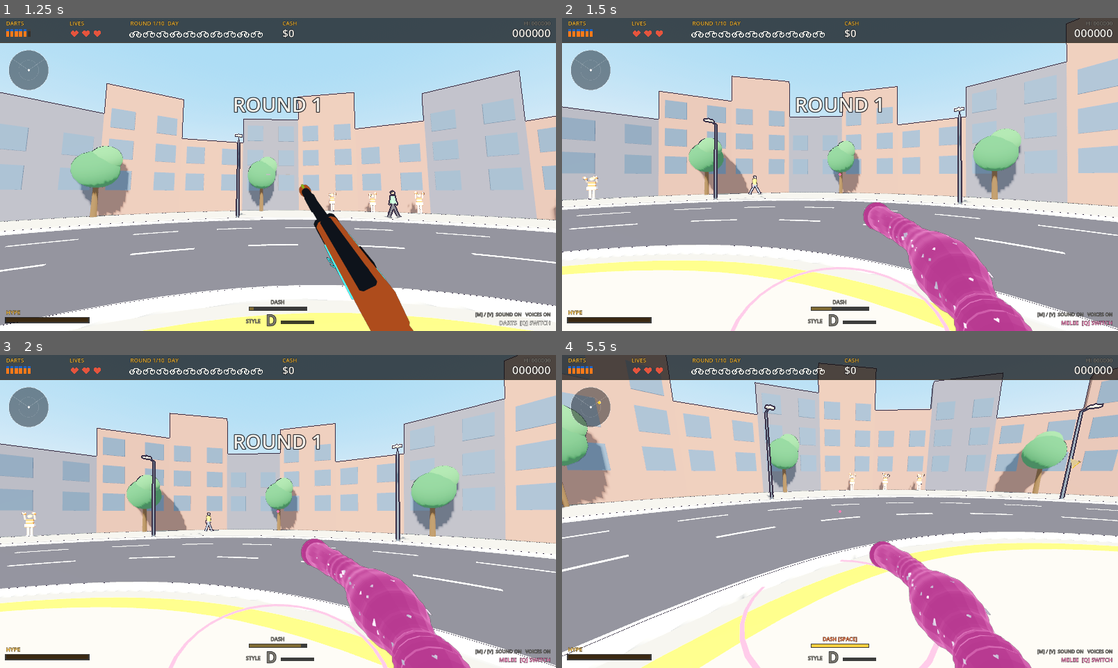
Above: before the commit, frames 1-4 (two rows, left to right).
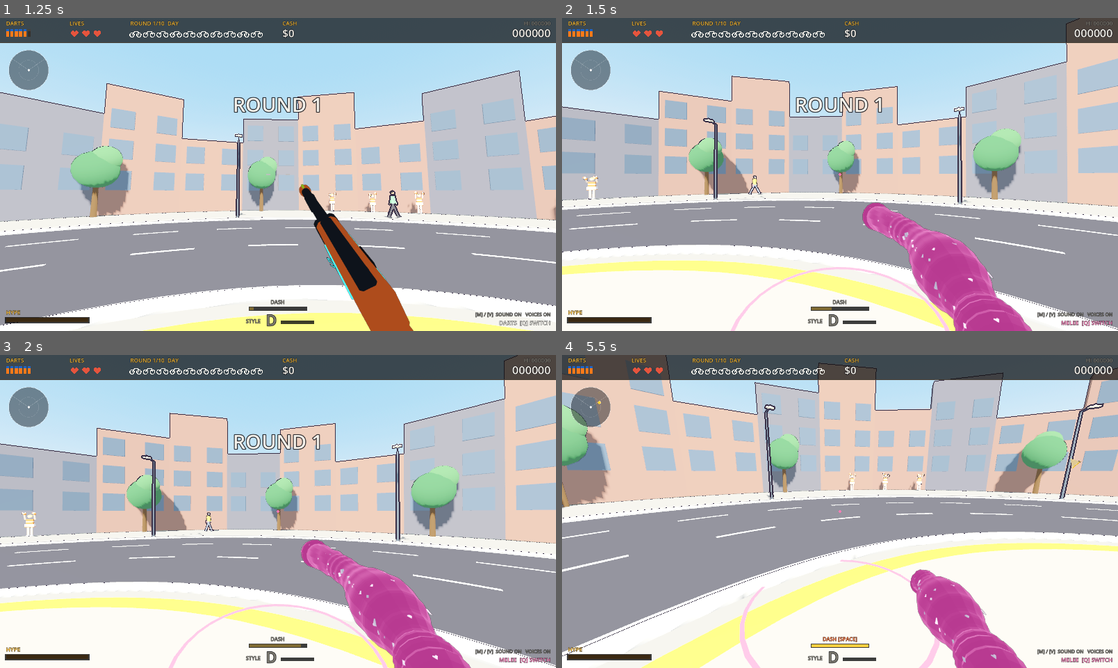
Above: after the commit, the same moments.

Repository: GVihi/FstreliBiciklina3D
Game: Godot game, scene res://main.tscn
Two runs of this game, one before a commit and one after it. Both use one fixed random seed, a clock stepped at 60 frames per second and the inputs below.
Inputs (mouse positions are in pixels of both pictures, inside the frame that each line leads up to):
- Up to frame 1 (1.25 s): tap Enter at 0.5 s; move the mouse to (400, 158) at 0.52 s; hold Right from 0.53 s (still down); tap R at 0.6 s; click (400, 158) at 0.67 s; tap Space at 0.77 s
- Up to frame 2 (1.5 s): move the mouse to (812, 174) at 1.27 s; release Right at 1.28 s; hold Up from 1.28 s (still down); tap Q at 1.35 s
- Up to frame 3 (2 s): keep holding Up; tap Space at 1.52 s
- Up to frame 4 (5.5 s): move the mouse to (851, 505) at 2.02 s; tap Tab at 2.1 s; release Up at 2.75 s; tap Space at 2.75, 3.77, 4.52 s; drag from (812, 574) to (673, 464) at 2.77 s; tap Enter at 3.5 s; move the mouse to (1006, 558) at 3.52 s; hold Left 3.53-4.28 s; tap Keypad Enter at 3.6 s; move the mouse to (795, 508) at 4.27 s; hold Up from 4.28 s (still down); tap 1 at 4.35 s; move the mouse to (845, 511) at 5.02 s; tap 2 at 5.1 s; click (845, 511) at 5.17 s

Frame 1 is identical in both runs. In frame 2, 0.3% of the frame differs, in the area x 54-85%, y 58-100%; in frame 3, 0.4%; in frame 4, 1.8%, in the area x 55-85%, y 59-100%.

Commit message:
Make the jelly club wobble a lot more
Softer spring (stiffness 420 -> 230), much less damping (9 -> 3.2, rings for about
two seconds), nearly three times the bend, four times the droop, three times the
ripple and stretch. A full swing now bends the tip about 40 cm.

Co-Authored-By: Claude Sonnet 5.5 <noreply@anthropic.com>
Claude-Session: https://claude.ai/code/session_015HRZKPEsP2s5nR2Qy3okj2

Diff:
--- a/scripts/player.gd
+++ b/scripts/player.gd
@@ -37,16 +37,16 @@
 var jelly_phase = 0.0           # moves the ripple that runs down the club
 
 # Jelly club wobble tuning (Milestone F3). Metres unless noted.
-const JELLY_STIFFNESS = 420.0   # spring strength: higher = the tip keeps up better and rings faster
-const JELLY_DAMPING = 9.0       # spring damping: lower = more wobble after the swing (about 4 bounces now)
-const JELLY_BEND = 0.16         # sideways bend of the tip per unit of lag (full swing lag gives about 15 cm)
-const JELLY_DROOP = 0.05        # the tip also sags this much (per unit of lag) while the club whips
-const JELLY_RIPPLE_IDLE = 0.004 # a tiny ripple that is always there
-const JELLY_RIPPLE_GAIN = 0.0025# ripple strength per unit of tip speed
-const JELLY_RIPPLE_MAX = 0.03
-const JELLY_RIPPLE_SPEED = 14.0 # how fast the ripple runs (rad/s)
-const JELLY_SQUASH = 0.05       # stretch along the club per unit of lag, thinning it a little
-const JELLY_SQUASH_MAX = 0.06
+const JELLY_STIFFNESS = 230.0   # spring strength: higher = the tip keeps up better and rings faster (lower = slow, floppy swings)
+const JELLY_DAMPING = 3.2       # spring damping: lower = more wobble after the swing (about 8 bounces, over a second)
+const JELLY_BEND = 0.45         # sideways bend of the tip per unit of lag (full swing lag gives about 45 cm)
+const JELLY_DROOP = 0.22        # the tip also sags this much (per unit of lag) while the club whips
+const JELLY_RIPPLE_IDLE = 0.012 # a tiny ripple that is always there
+const JELLY_RIPPLE_GAIN = 0.007# ripple strength per unit of tip speed
+const JELLY_RIPPLE_MAX = 0.09
+const JELLY_RIPPLE_SPEED = 18.0 # how fast the ripple runs (rad/s)
+const JELLY_SQUASH = 0.14       # stretch along the club per unit of lag, thinning it a little
+const JELLY_SQUASH_MAX = 0.16
 
 # Gun motion tuning (Milestone F2). Everything is in metres / radians and fades out while aiming down sights.
 const IDLE_SWAY = 0.0035        # breathing: how far the gun drifts up/down while standing still
Not shown, changed: README.md
